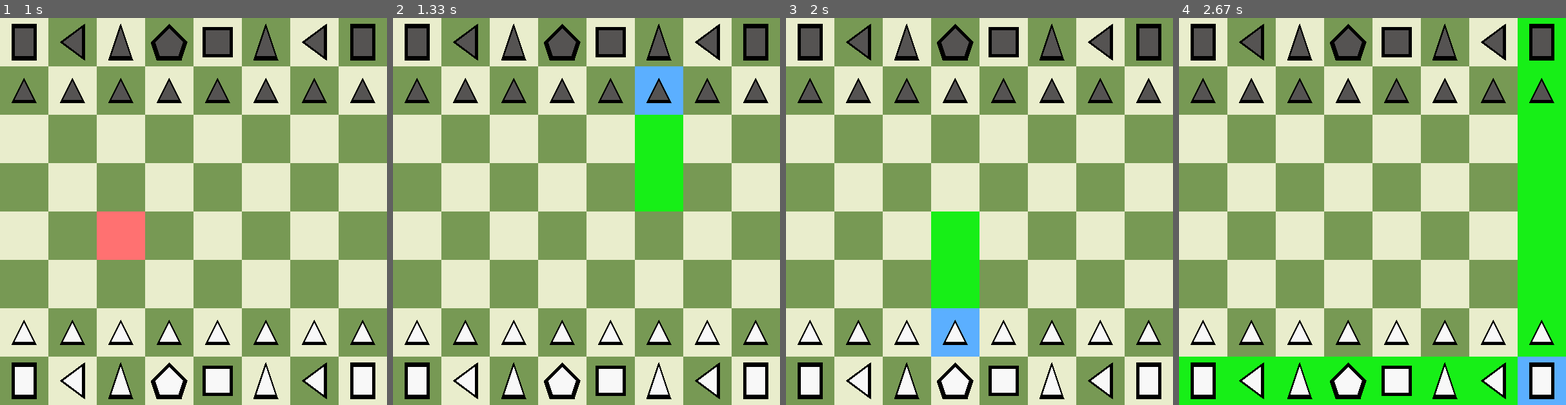
Above: before the commit, frames 1-4 (left to right).
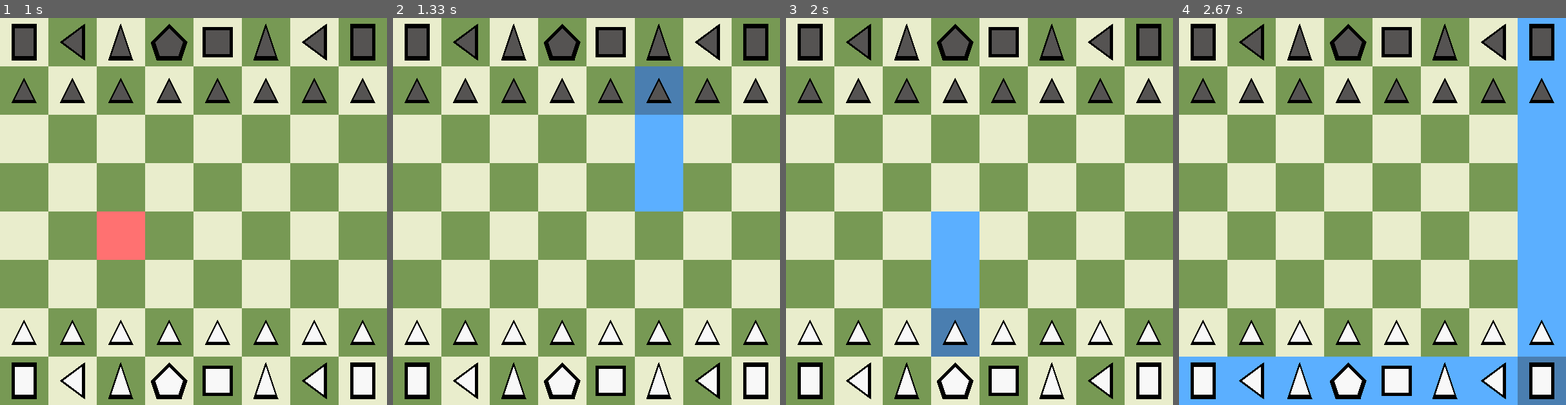
Above: after the commit, the same moments.

Repository: caleb-james-smith/PyGameChess
Game: pygame game, started from play.py
Same seed, same stepped clock (60 frames per second), same inputs: the game is played once before the commit and once after it.
Inputs (mouse positions are in pixels of both pictures, inside the frame that each line leads up to):
- Up to frame 1 (1 s): click (193, 211) at 0.38 s; click (100, 215) at 0.72 s
- Up to frame 2 (1.33 s): click (644, 76) at 1.05 s
- Up to frame 3 (2 s): click (878, 68) at 1.42 s; click (960, 312) at 1.92 s
- Up to frame 4 (2.67 s): click (1519, 358) at 2.25 s

Frame 1 is identical in both runs. In frame 2, 4.5% of the frame differs, in the area x 62-75%, y 12-50%; in frame 3, 4.5%; in frame 4, 19%, in the area x 0-100%, y 0-100%.

Commit message:
Testing colors for moves.

Diff:
--- a/play.py
+++ b/play.py
@@ -51,9 +51,14 @@
     PIECE_DARK_COLOR    = (85, 83, 82)
     PIECE_BORDER_COLOR  = PURE_BLACK
     CLICK_COLOR_EMPTY   = (255, 113, 113)
-    CLICK_COLOR_PIECE   = (91, 175, 255)
-    #CLICK_COLOR_MOVES   = (91, 175, 255)
-    CLICK_COLOR_MOVES   = (23, 239, 23)
+
+    #CLICK_COLOR_PIECE   = (91, 175, 255)
+    #CLICK_COLOR_MOVES   = (74, 126, 176)
+
+    CLICK_COLOR_PIECE   = (74, 126, 176)
+    CLICK_COLOR_MOVES   = (91, 175, 255)
+
+    #CLICK_COLOR_MOVES   = (23, 239, 23)
 
     # Set up the drawing window (screen)
     #SCREEN_WIDTH        = 800
--- a/state.py
+++ b/state.py
@@ -297,6 +297,8 @@
     # TODO
     # FIXME: Include captures for pawns
     # FIXME: Constraint based on not moving through pieces and not capturing your own pieces
+    # FIXME: Try adding a border
+    # FIXME: Try drawing circles instead of squares
     # Draw possible moves for a piece based on its position; include captures
     def DrawMovesForPiece(self, color, xy_position):
         valid_moves = []
